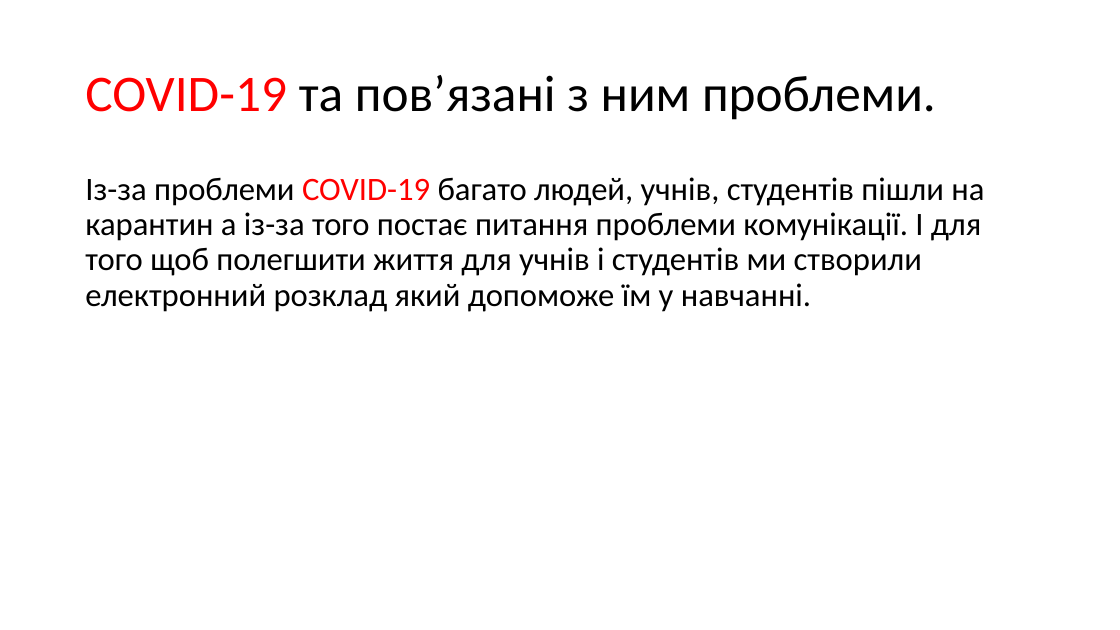
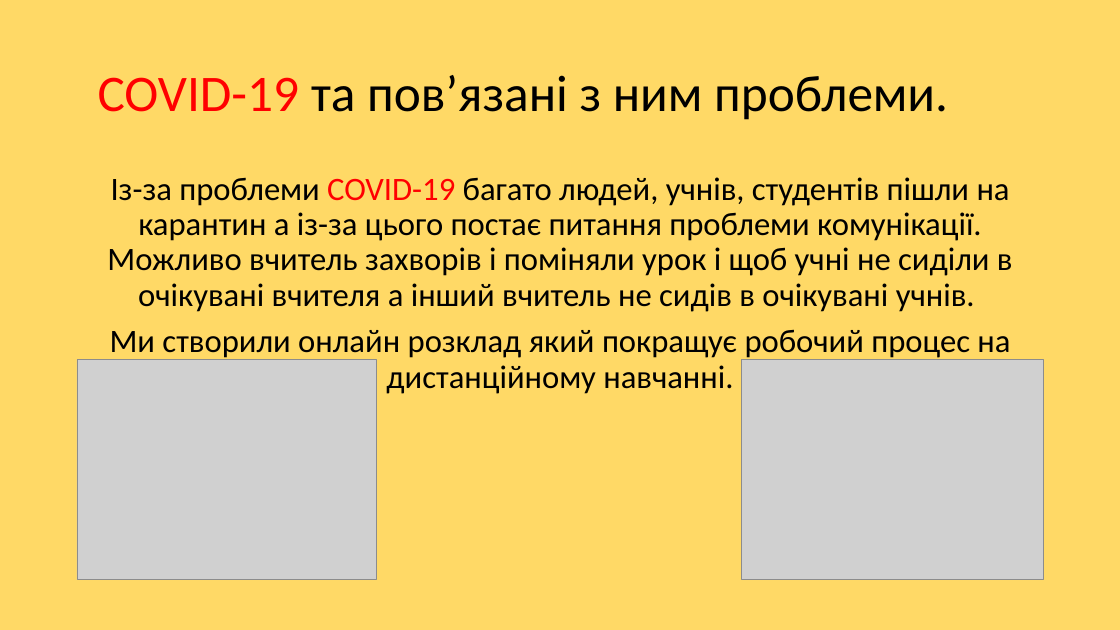
Before and after one commit to gr-robotix/timetable, a slide deck: slide 3 of doc/Презентація.pptx. Drawn at 1120x630 pixels with LibreOffice and Linux fonts; fonts in the diff are those of the drawing; grey boxes stand for pictures. Boxes give left, top, right and bottom in pixels: in the first picture for what was removed or moved away, otherwise in the second. Text is boxed around its words. In the diff, an @@ line names an element or a change of style, - is before the commit and + after.

```diff
--- a/doc/Презентація.pptx
+++ b/doc/Презентація.pptx
@@ background #FFFFFF to #FFD966 @@
@@ title "COVID-19 та пов’язані з ним ...": place and size @@
-title "COVID-19 та пов’язані з ним ..." at <box>85,75,936,120</box>
+title "COVID-19 та пов’язані з ним ..." at <box>98,75,948,120</box>
@@ text at <box>107,177,1013,394</box>: text changed @@
-Із-за проблеми COVID-19 багато людей, учнів, студентів пішли на карантин а із-за того постає питання проблеми комунікації. І для того щоб полегшити життя для учнів і студентів ми створили електронний розклад який допоможе їм у навчанні.
+Із-за проблеми COVID-19 багато людей, учнів, студентів пішли на карантин а із-за цього постає питання проблеми комунікації. Можливо вчитель захворів і поміняли урок і щоб учні не сиділи в очікувані вчителя а інший вчитель не сидів в очікувані учнів.
+Ми створили онлайн розклад який покращує робочий процес на дистанційному навчанні.
@@ picture added at <box>77,359,376,580</box> @@
@@ picture added at <box>741,359,1043,580</box> @@
```
Also in this commit, not shown: 2 other slides changed, 3 slides added.
